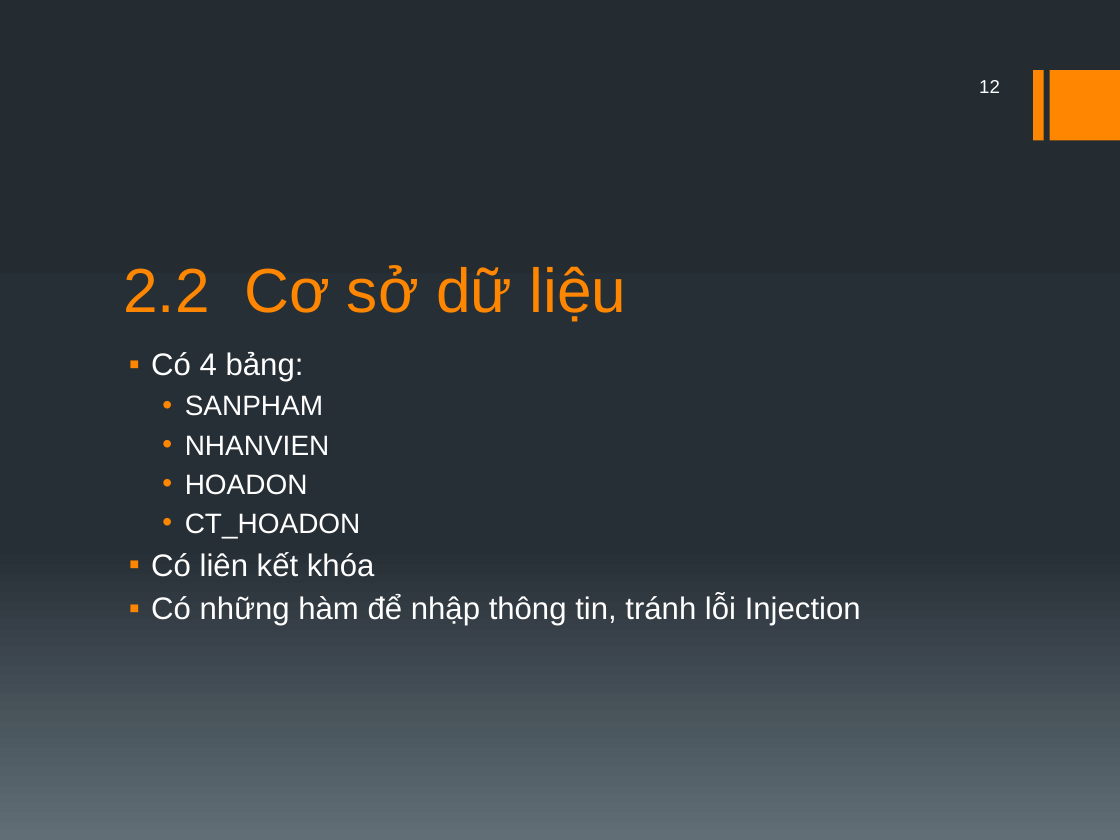
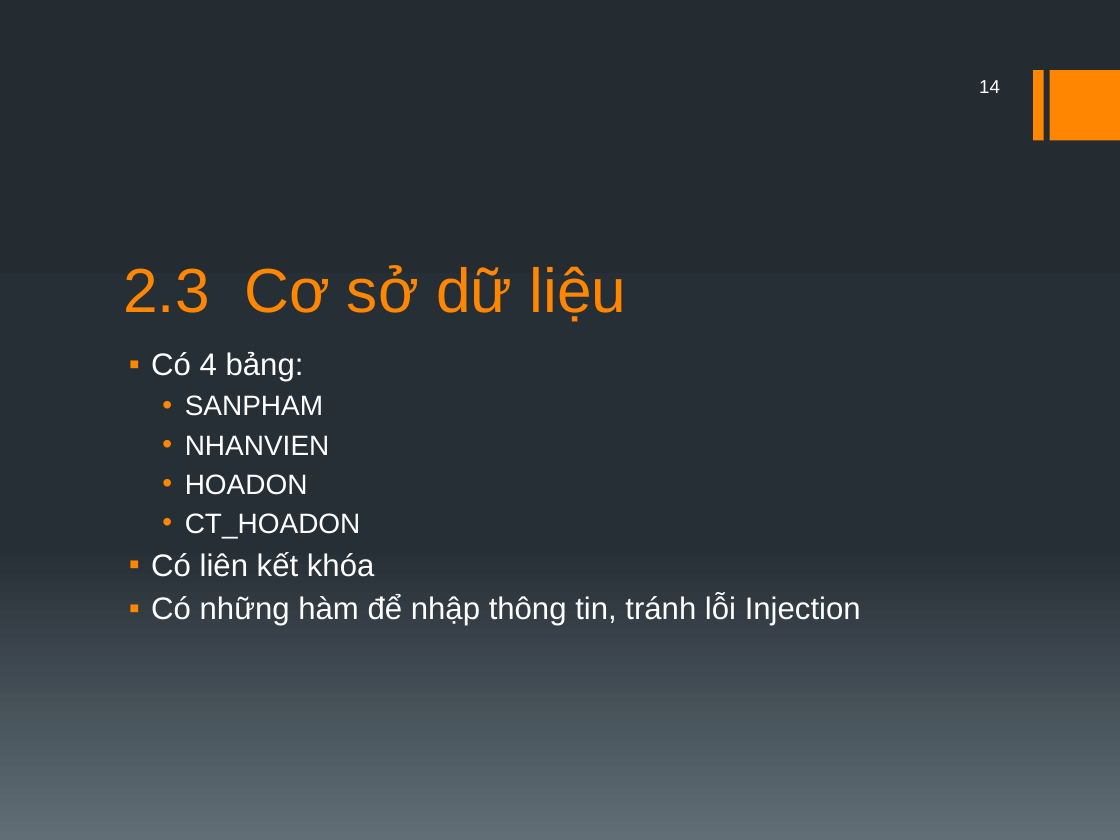
Before and after one commit to Hachiko001/CuaHang-NhaKho, a slide deck: slide 14 of Báo cáo/Báo cáo.pptx (slide 12 before the commit). Drawn at 1120x840 pixels with LibreOffice and Linux fonts; fonts in the diff are those of the drawing. Boxes give left, top, right and bottom in pixels: in the first picture for what was removed or moved away, otherwise in the second. Text is boxed around its words. In the diff, an @@ line names an element or a change of style, - is before the commit and + after.

```diff
--- a/Báo cáo/Báo cáo.pptx
+++ b/Báo cáo/Báo cáo.pptx
@@ page number at [979,80,1000,93]: text changed @@
-12
+14
@@ title at [123,265,626,322]: text changed @@
-2.2 Cơ sở dữ liệu
+2.3 Cơ sở dữ liệu
```
Also in this commit, not shown: 5 other slides changed, 8 slides added, 3 slides removed, 17 other files.
